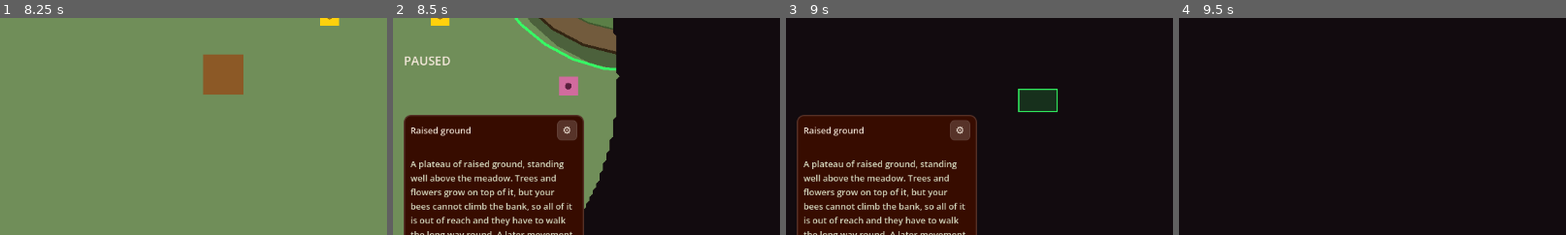
Above: before the commit, frames 1-4 (left to right).
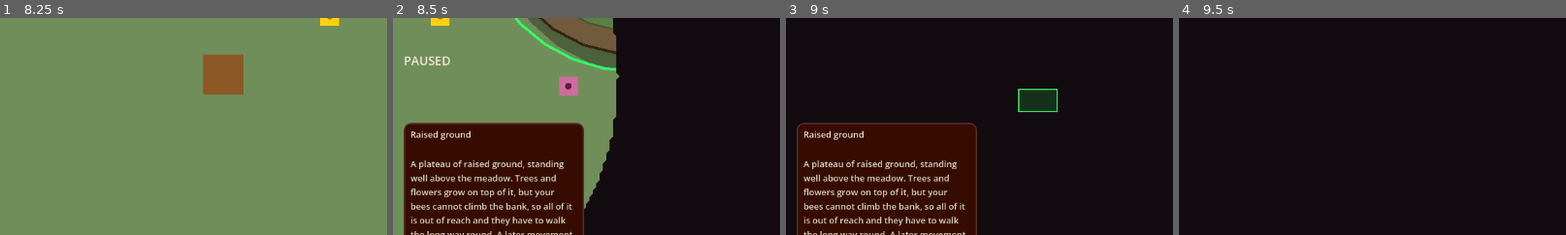
Above: after the commit, the same moments.

Repository: wonderburg7/meadow
Game: Godot game, scene res://scenes/Main.tscn
Two runs of this game, one before a commit and one after it. Both use one fixed random seed, a clock stepped at 60 frames per second and the inputs below.
Inputs (mouse positions are % of the whole screen's width and height, from its top left):
- Up to frame 1 (8.25 s): click (10, 30) at 0.52 s; click "Start" at 1.25 s; click "⚙" at 2 s; click "Restart Run" at 2.75 s; click "❚❚" at 3.5 s; click "1" at 4.25 s; click "2" at 5 s; click "4" at 5.75 s; click (96, 93) at 6.5 s; click "Dismiss" at 7.25 s; tap Enter at 8 s; move the mouse to (72, 45) at 8.02 s; hold Right from 8.03 s (still down); tap Tab at 8.1 s; click (72, 45) at 8.17 s
- Up to frame 2 (8.5 s): keep holding Right; tap Space at 8.27 s
- Up to frame 3 (9 s): tap Space at 8.57 s; release Right at 8.75 s; drag from (30, 55) to (45, 70) at 8.77 s
- Up to frame 4 (9.5 s): no input
The pictures show only the part of the screen within x 0-50%, y 39-88%; the shares and areas given below are measured in that part.

Frame 1 is identical in both runs. In frame 2, 2.9% of the frame differs, in the area x 2-50%, y 44-57%; in frame 3, 2.9%; in frame 4, nothing differs.

Commit message:
HC-11 -- a summary panel's cog offers the fields that panel shows
_build_selection_cog's four bee-only items were fixed regardless of what
was selected, so a cell or soil block's summary offered a cog that did
nothing useful. SELECTION_FIELD_TABLE now describes each selection kind's
toggleable fields as data (bee: all four, multiple: just identity),
_set_summary_cog_kind rebuilds the cog's popup from that table and hides
the cog entirely for a kind with none (cell, soil, flower, obstacle,
death), and _apply_selection_field_visibility reads the same table instead
of four hard-coded labels. Existing bee Session keys and defaults are
unchanged.

File C-36 -- hands-on check for the cog's per-kind menu.

Co-Authored-By: Claude Sonnet 5 <noreply@anthropic.com>

Diff:
--- a/scripts/hud.gd
+++ b/scripts/hud.gd
@@ -337,6 +337,12 @@
 ## if any -- see _build_favourite_star and _set_favourite_star.
 var favourite_star_btn: Button
 var _favourite_star_bee = null
+## The header's settings cog (HC-11) and the selection kind its popup is
+## currently built for -- "bee", "multiple", or any other string, which
+## SELECTION_FIELD_TABLE has no entry for and so hides the cog. See
+## _build_selection_cog and _set_summary_cog_kind.
+var selection_cog_btn: MenuButton
+var _summary_cog_kind: String = ""
 ## Which kind of "not a bee" thing the panel is showing, if any --
 ## "flower"/"obstacle"/"death"/"soil", or "" for the ordinary bee/multi-
 ## bee fields. Folded in from four separate mouse-anchored popups
@@ -947,7 +953,7 @@
 	soil_clear_wrapper.name = "soil_clear_wrapper"
 	soil_summary_row.add_child(soil_clear_wrapper)
 
-	_apply_selection_field_visibility()
+	_set_summary_cog_kind("")
 
 ## The star toggle beside the cog (HC-10, moved from the command tray's
 ## More… panel -- see _set_favourite_star). Built once, like the cog, and
@@ -988,55 +994,109 @@
 	if bee != null:
 		favourite_star_btn.text = "★" if bee.is_favourite else "☆"
 
+## Each selection kind's toggleable fields (HC-11), keyed the same way
+## show_object_summary/show_cell_popup/_refresh_selection_text name a kind,
+## plus "multiple" for more than one bee. A kind absent here -- cell, soil,
+## flower, obstacle, death, or nothing selected -- has no line worth
+## toggling (Dave, 9 Sep 2026, about cell and soil; the other three never
+## respected these toggles either), so its cog is hidden entirely rather
+## than opening a menu that does nothing. "control" names a
+## _field_control() case; "key" is the exact existing Session property, so
+## the bee panel's four toggles keep their current keys and defaults
+## (requirement 4).
+const SELECTION_FIELD_TABLE := {
+	"bee": [
+		{"label": "Identity & job", "control": "identity", "key": "show_selection_identity"},
+		{"label": "Energy & load", "control": "energy", "key": "show_selection_energy"},
+		{"label": "Activity", "control": "activity", "key": "show_selection_activity"},
+		{"label": "Trait & quote", "control": "trait", "key": "show_selection_trait"},
+	],
+	"multiple": [
+		{"label": "Identity & job", "control": "identity", "key": "show_selection_identity"},
+	],
+}
+
+func _field_control(field_name: String) -> Control:
+	match field_name:
+		"identity": return identity_label
+		"energy": return energy_label
+		"activity": return activity_label
+		"trait": return trait_label
+	return null
+
 ## The tray's own configuration cog (UI_PLAN.md section 5) -- a plain
 ## gear glyph, same placeholder-art approach as debug_panel.gd's
 ## settings cog. Its popup stays open across clicks
 ## (hide_on_checkable_item_selection = false) so several fields can be
-## toggled in one go.
+## toggled in one go. Built once, like the star; see _set_summary_cog_kind
+## for the per-kind popup content and visibility.
 func _build_selection_cog() -> Control:
-	var menu := MenuButton.new()
-	_style_button(menu)
-	menu.flat = false # MenuButton defaults to flat, which skips its normal stylebox
-	menu.text = "⚙"
-	menu.theme_type_variation = "Body"
+	selection_cog_btn = MenuButton.new()
+	_style_button(selection_cog_btn)
+	selection_cog_btn.flat = false # MenuButton defaults to flat, which skips its normal stylebox
+	selection_cog_btn.text = "⚙"
+	selection_cog_btn.theme_type_variation = "Body"
 	# Keep the cog aligned with the first identity line when that label wraps
 	# to show role and age below it (UI-P-8).
-	menu.size_flags_vertical = Control.SIZE_SHRINK_BEGIN
+	selection_cog_btn.size_flags_vertical = Control.SIZE_SHRINK_BEGIN
 	# A fixed width so this single glyph cannot raise the selection column's
 	# minimum width above the space _apply_selection_tray_width gives it at
 	# a large text scale (Dave, 8 Sep 2026, C-18).
-	menu.custom_minimum_size.x = 24.0
-	menu.tooltip_text = "Choose which fields this panel shows for the selected bee."
-	menu.focus_mode = Control.FOCUS_NONE
-	var popup := menu.get_popup()
+	selection_cog_btn.custom_minimum_size.x = 24.0
+	selection_cog_btn.tooltip_text = "Choose which fields this panel shows for the selected bee."
+	selection_cog_btn.focus_mode = Control.FOCUS_NONE
+	var popup := selection_cog_btn.get_popup()
 	popup.hide_on_checkable_item_selection = false
-	popup.add_check_item("Identity & job", 0)
-	popup.add_check_item("Energy & load", 1)
-	popup.add_check_item("Activity", 2)
-	popup.add_check_item("Trait & quote", 3)
-	popup.set_item_checked(0, Session.show_selection_identity)
-	popup.set_item_checked(1, Session.show_selection_energy)
-	popup.set_item_checked(2, Session.show_selection_activity)
-	popup.set_item_checked(3, Session.show_selection_trait)
 	popup.id_pressed.connect(func(id: int): _on_selection_field_toggled(id, popup))
-	return menu
+	return selection_cog_btn
+
+## Rebuilds the cog's popup from SELECTION_FIELD_TABLE for the given
+## selection kind, and hides the cog entirely when that kind has no
+## toggleable fields. Called everywhere the panel's content kind changes --
+## show_object_summary, show_cell_popup, update_selection's empty-selection
+## branch, and both branches of _refresh_selection_text -- the same call
+## sites as _set_favourite_star.
+func _set_summary_cog_kind(kind: String) -> void:
+	_summary_cog_kind = kind
+	var fields: Array = SELECTION_FIELD_TABLE.get(kind, [])
+	selection_cog_btn.visible = not fields.is_empty()
+	var popup := selection_cog_btn.get_popup()
+	popup.clear()
+	for i in fields.size():
+		var field: Dictionary = fields[i]
+		popup.add_check_item(field["label"], i)
+		popup.set_item_checked(i, Session.get(field["key"]))
+	_apply_selection_field_visibility()
 
 func _on_selection_field_toggled(id: int, popup: PopupMenu) -> void:
+	var fields: Array = SELECTION_FIELD_TABLE.get(_summary_cog_kind, [])
+	if id < 0 or id >= fields.size():
+		return
 	var checked: bool = not popup.is_item_checked(id)
 	popup.set_item_checked(id, checked)
-	match id:
-		0: Session.show_selection_identity = checked
-		1: Session.show_selection_energy = checked
-		2: Session.show_selection_activity = checked
-		3: Session.show_selection_trait = checked
+	Session.set(fields[id]["key"], checked)
 	Session.save_preferences()
 	_apply_selection_field_visibility()
 
+## Applies the current kind's toggle state to its listed fields. A kind
+## with no table entry (cell, soil, flower, obstacle, death) offers no
+## toggle, so its labels always show whatever text the _show_*_summary
+## functions set -- unlike bee/multiple, nothing here ever hides them.
 func _apply_selection_field_visibility() -> void:
-	identity_label.visible = Session.show_selection_identity
-	energy_label.visible = Session.show_selection_energy
-	activity_label.visible = Session.show_selection_activity
-	trait_label.visible = Session.show_selection_trait
+	var fields: Array = SELECTION_FIELD_TABLE.get(_summary_cog_kind, [])
+	if fields.is_empty():
+		identity_label.visible = true
+		energy_label.visible = true
+		activity_label.visible = true
+		trait_label.visible = true
+		return
+	var shown := {}
+	for field in fields:
+		_field_control(field["control"]).visible = Session.get(field["key"])
+		shown[field["control"]] = true
+	for field_name in ["identity", "energy", "activity", "trait"]:
+		if not shown.has(field_name):
+			_field_control(field_name).visible = false
 
 ## Gap between the tray's ranked columns, both the HFlowContainer's own
 ## separation and the even-width split _update_command_tray_width computes
@@ -1596,6 +1656,7 @@
 	active_flower = data if kind == "flower" else null
 	soil_summary_row.visible = kind == "soil"
 	_set_favourite_star(null)
+	_set_summary_cog_kind(kind)
 	match kind:
 		"flower":
 			_refresh_flower_summary()
@@ -1697,6 +1758,7 @@
 	active_flower = null
 	soil_summary_row.visible = false
 	_set_favourite_star(null)
+	_set_summary_cog_kind("cell")
 	selection_panel.visible = true
 	command_columns.visible = false
 	more_button.visible = false
@@ -2186,6 +2248,7 @@
 	command_columns.visible = true
 	if bees.is_empty():
 		_set_favourite_star(null)
+		_set_summary_cog_kind("")
 		call_deferred("_resize_command_tray")
 		return
 
@@ -2599,11 +2662,13 @@
 		selection_panel.visible = false
 		command_tray.visible = false
 		_set_favourite_star(null)
+		_set_summary_cog_kind("")
 		bottom_row_changed.emit()
 		return
 	if shown_bees.size() == 1:
 		var b = shown_bees[0]
 		_set_favourite_star(b)
+		_set_summary_cog_kind("bee")
 
 		var identity := "%s%s — %s" % [
 			"Queen " if b.is_queen else "Bee ",
@@ -2673,6 +2738,7 @@
 		activity_label.text = ""
 		trait_label.text = ""
 		_set_favourite_star(null)
+		_set_summary_cog_kind("multiple")
 	_update_command_tray_width()
 
 ## Sets the selection panel's width for the current viewport
Not shown, changed: FUNCTION_MAP.md
Not shown, added: checks/ready/C-36.md
